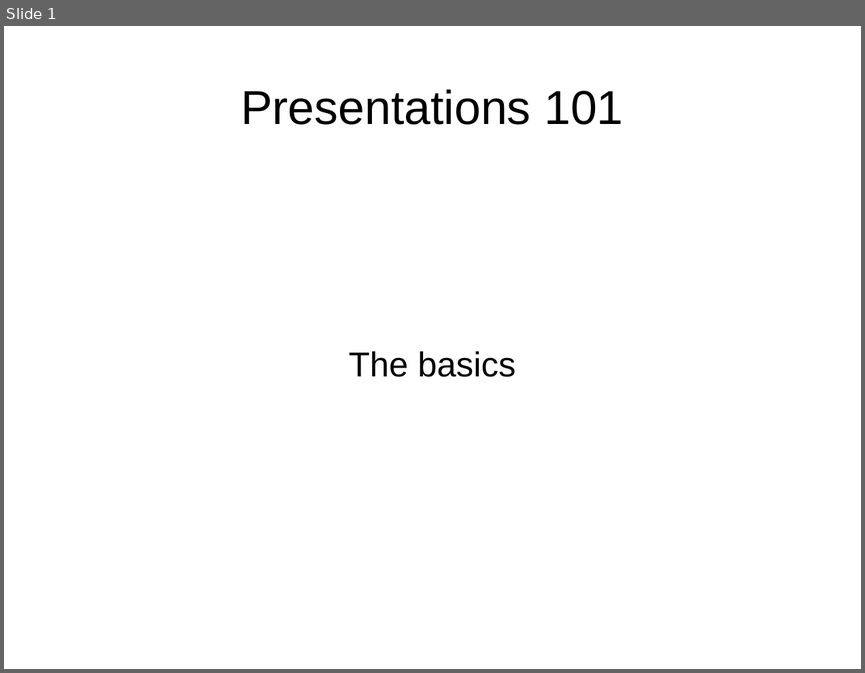
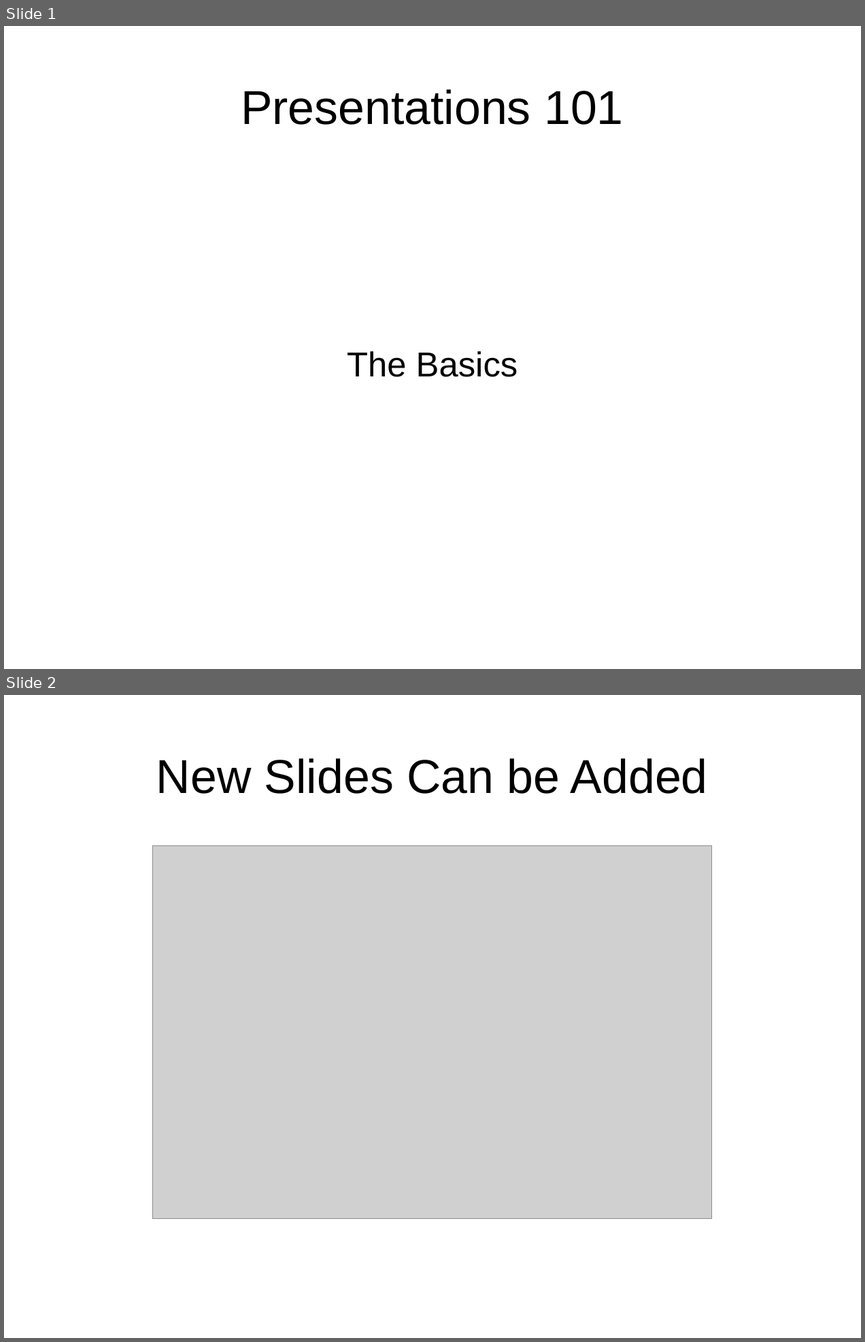
Before and after one commit to SMUCSM/UgandaV, a slide deck: Presentations101.odp. Shown one above the other, each under a label of ours: slide 1 before the commit, slides 1 and 2 after it. The pictures are 865x673 and 865x1342 pixels, drawn with LibreOffice and Linux fonts; fonts in the diff are those of the drawing; grey boxes stand for pictures. Boxes give left, top, right and bottom in pixels: in the first picture for what was removed or moved away, otherwise in the second. Text is boxed around its words. In the diff, an @@ line names an element or a change of style, - is before the commit and + after.

```diff
--- a/Presentations101.odp
+++ b/Presentations101.odp
@@ slide 2 added at (4, 695, 861, 1338), background #FFFFFF @@
@@ title added at (156, 758, 708, 794), 44 pt, text #000000 @@
+New Slides Can be Added
@@ picture added at (152, 845, 711, 1217) @@
@@ slide 1 changed as well @@
@@ subtitle at (347, 351, 518, 377): text changed @@
-The basics
+The Basics
```
Also in this commit, not shown: 1 other slide changed, 2 other slides added, 2 slides removed.
